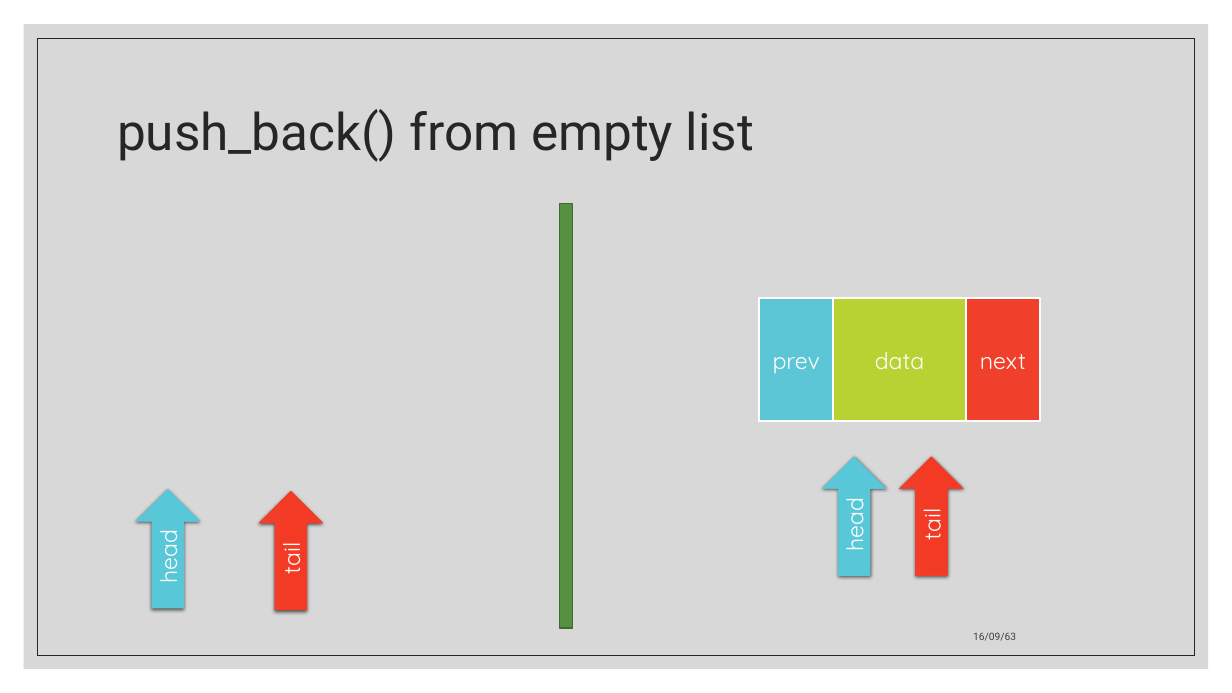
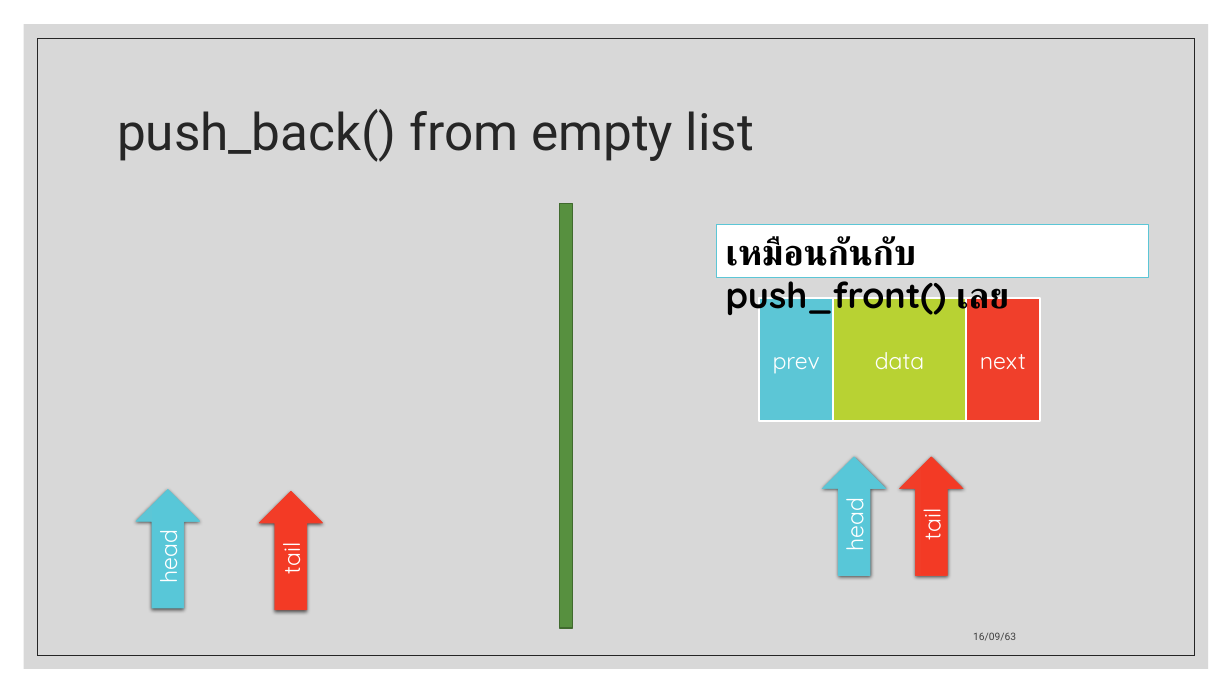
Before and after one commit to ApexTone/DataStructAlgo-Code-KMITL, a slide deck: slide 34 of Midterm/Data structure and Algorithm.pptx (slide 30 before the commit). Drawn at 1232x693 pixels with LibreOffice and Linux fonts; fonts in the diff are those of the drawing. Boxes give left, top, right and bottom in pixels: in the first picture for what was removed or moved away, otherwise in the second. Text is boxed around its words. In the diff, an @@ line names an element or a change of style, - is before the commit and + after.

```diff
--- a/Midterm/Data structure and Algorithm.pptx
+++ b/Midterm/Data structure and Algorithm.pptx
@@ rectangle added at box(716, 225, 1149, 277), fill #FFFFFF, outline #5CC6D6 1 pt, 28 pt, text #000000, bold @@
+เหมือนกันกับ push_front() เลย
```
Also in this commit, not shown: 16 other slides changed, 21 slides added, 1 other file.
